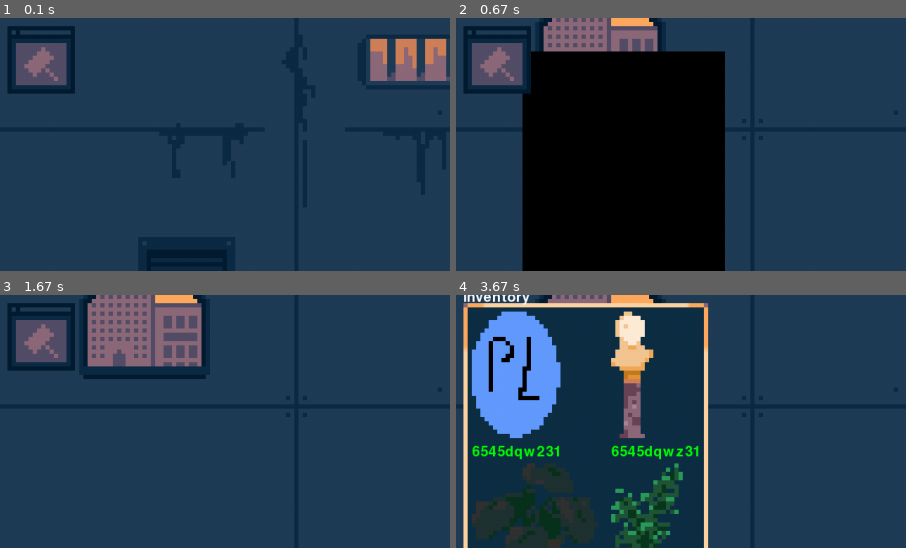
Above: before the commit, frames 1-4 (two rows, left to right).
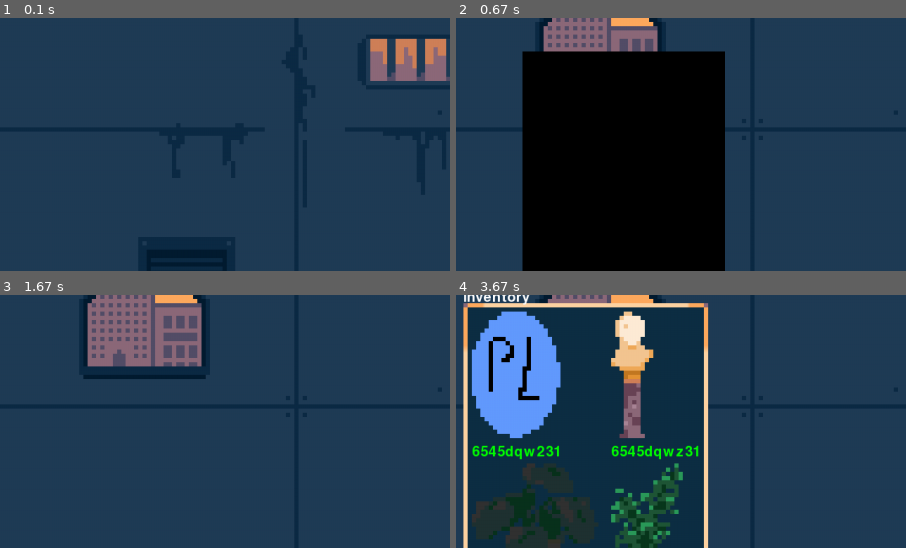
Above: after the commit, the same moments.

Repository: PouchyCorp/TrophNSI
Game: pygame game, started from sources/main.py
Same seed, same stepped clock (60 frames per second), same inputs: the game is played once before the commit and once after it.
Inputs (mouse positions are % of the whole screen's width and height, from its top left):
- Up to frame 1 (0.1 s): no input
- Up to frame 2 (0.67 s): hold B from 0.33 s (still down); hold Up from 0.33 s (still down)
- Up to frame 3 (1.67 s): release B at 0.8 s; release Up at 0.8 s; hold N 0.83-1.3 s; hold Up 0.83-1.3 s; tap Space at 0.9, 1.2 s; tap S at 0.98 s; press the mouse at (75, 17) at 1.37 s; move the mouse to (45, 48) at 1.47 s; release the mouse at (15, 79) at 1.6 s
- Up to frame 4 (3.67 s): hold Up 1.67-2.13 s; tap Space at 1.73, 2.03, 2.23, 3.57 s; click (57, 71) at 1.75 s; hold Down 2.17-2.47 s; click (34, 12) at 2.25 s; tap S at 2.32 s; press the mouse at (6, 83) at 2.53 s; move the mouse to (10, 69) at 2.63 s; release the mouse at (14, 55) at 2.77 s; press the mouse at (5, 98) at 2.87 s; move the mouse to (16, 90) at 2.97 s; release the mouse at (28, 81) at 3.1 s; click (28, 98) at 3.22 s; hold Up from 3.5 s (still down); tap B at 3.65 s
The pictures show only the part of the screen within x 0-50%, y 7-57%; the shares and areas given below are measured in that part.

The runs differ from the first frame. In frame 1, 3.0% of the frame differs, in the area x 1-17%, y 3-30%; in frame 2, 3.1%, in the area x 1-17%, y 3-31%; in frame 3, 3.0%; in frame 4, nothing differs.

Commit message:
shop qui marche

Diff:
--- a/sources/core/logic.py
+++ b/sources/core/logic.py
@@ -1,17 +1,4 @@
 from enum import Enum, auto
-import pygame as pg
-import objects.placeablesubclass as subplaceable
-from objects.bot import Hivemind, BotDistributor
-from core.buildmode import BuildMode, DestructionMode
-from utils.coord import Coord
-from ui.inventory import Inventory
-from ui.popup import Popup
-from room_config import R0, R1, ROOMS, Room
-from utils.timermanager import TimerManager
-import ui.sprite as sprite
-from objects.dialogue_v2 import DialogueManagement
-from math import pi
-from objects.placeable import Placeable
 class State(Enum):
     INTERACTION = auto()
     BUILD = auto()
@@ -21,16 +8,35 @@
     PLACING_PATTERN = auto()
     DIALOG = auto()
     TRANSITION = auto()
+    CONFIRMATION = auto()
+    SHOP = auto()
+
+import pygame as pg
+import objects.placeablesubclass as subplaceable
+from objects.bot import Hivemind, BotDistributor
+from core.buildmode import BuildMode, DestructionMode
+from utils.coord import Coord
+from ui.inventory import Inventory, Shop
+from ui.popup import InfoPopup
+from room_config import R0, R1, ROOMS, Room
+from utils.timermanager import TimerManager
+import ui.sprite as sprite
+from objects.dialogue_v2 import DialogueManagement
+from math import pi
+from objects.placeable import Placeable
+from ui.confirmationpopup import ConfirmationPopup
 
 class Game:
-    def __init__(self, win, clock, timer, hivemind, inventory, build_mode, destruction_mode, bot_distributor, dialogue_manager, gold):
+    def __init__(self, win, clock, timer, hivemind, inventory, shop, build_mode, destruction_mode, bot_distributor, dialogue_manager, gold):
         self.timer : TimerManager = timer
         self.win : pg.Surface = win
-        self.clock : pg.Clock = clock
-        self.popups : list[Popup] = []
+        self.clock : pg.time.Clock = clock
+        self.popups : list[InfoPopup] = []
+        self.confirmation_popups : list[ConfirmationPopup] = []
         self.gui_state = State.INTERACTION
         self.hivemind : Hivemind = hivemind
         self.inventory : Inventory = inventory
+        self.shop : Shop = shop
         self.build_mode : BuildMode= build_mode
         self.destruction_mode : DestructionMode= destruction_mode
         self.bot_distributor : BotDistributor = bot_distributor
@@ -39,7 +45,6 @@
         self.incr_fondu = 0
         self.clicked_this_frame = False
         self.gold : int = gold
-        self.first_dialogue=False
 
     def change_floor(self, direction):
         """to move up : 1
@@ -51,7 +56,7 @@
             if self.current_room == R0:
                 self.gui_state = State.PAINTING
         else:
-            self.popups.append(Popup("you can't go off limits"))  # Show popup if trying to go below limits
+            self.popups.append(InfoPopup("you can't go off limits"))  # Show popup if trying to go below limits
 
     def launch_dialogue(self, bot_anim):
         """# Function to initiate dialogue easily passed to other functions"""
@@ -88,6 +93,13 @@
                 else:
                     self.gui_state = State.INTERACTION  # Return to interaction
 
+            case pg.K_s:
+                if self.gui_state is State.INTERACTION:
+                    self.gui_state = State.SHOP  # Open inventory
+                    self.shop.init()
+                elif self.gui_state is State.SHOP:
+                    self.gui_state = State.INTERACTION  # Return to interaction
+
             case pg.K_UP:  # Move up a floor
                 self.change_floor(1)
 
@@ -119,10 +131,10 @@
 
             case _:
                 self.popups.append(
-                    Popup('bip boup erreur erreur'))  # Add error popup if matching type fails
-
-
-    def event_handler(self, event, mouse_pos):
+                    InfoPopup('bip boup erreur erreur'))  # Add error popup if matching type fails
+
+
+    def event_handler(self, event : pg.event.Event, mouse_pos : Coord):
             self.clicked_this_frame = False #If not supplanted below, set false for this frame
             if event.type == pg.KEYDOWN:  # Check for key down events
                 self.keydown_handler(event)
@@ -139,16 +151,15 @@
 
                     case State.INVENTORY:
                         self.inventory.handle_navigation(mouse_pos)
-                        clicked_showed_obj_id = self.inventory.select_item(mouse_pos)  # Check if an inventory item was clicked
-                        if clicked_showed_obj_id:
-                            clicked_obj = self.inventory.search_by_id(
-                                clicked_showed_obj_id)  # Retrieve the object by its ID
-
-                            # Check if the object is already placed
-                            if not clicked_obj.placed:
-                                # Prepare to enter build mode with the selected placeable
-                                self.build_mode.selected_placeable = clicked_obj
-                                self.gui_state = State.BUILD
+                        clicked_placeable : Placeable | None = self.inventory.handle_click(mouse_pos)
+                        if clicked_placeable:
+                            # Prepare to enter build mode with the selected placeable
+                            self.build_mode.selected_placeable = clicked_placeable
+                            self.gui_state = State.BUILD
+
+                    case State.SHOP:
+                        self.shop.handle_click(mouse_pos, self)
+
 
                     case State.DESTRUCTION:
                         for placeable in self.current_room.placed:
@@ -163,6 +174,14 @@
 
                     case State.DIALOG:
                         if self.dialogue_manager.click_interaction():
+                            self.gui_state = State.INTERACTION
+
+                    case State.CONFIRMATION:
+                        flag = self.confirmation_popups[-1].handle_click(mouse_pos)
+                        if flag is not None:
+                            self.confirmation_popups.pop()
+
+                        if not len(self.confirmation_popups):
                             self.gui_state = State.INTERACTION
 
 
@@ -207,7 +226,7 @@
 
     #        case w if w in (State.PAINTING, State.PLACING_PATTERN):
     #            pattern_inventory.draw(WIN)  # Draw the pattern inventory
-    #            test_painting.draw(WIN)  # Draw the painting canvas
+    #            test_painting.draw(WIN)  # Draw the painting
 
             case State.DIALOG:
                 pg.transform.grayscale(self.win, self.win)  # Apply grayscale effect on the background
@@ -221,9 +240,20 @@
                 else:
                     self.gui_state = State.INTERACTION  # Return to interaction state after transition
 
-        self.win.blit(Popup(
+            case State.CONFIRMATION:
+                if self.confirmation_popups:
+                    self.confirmation_popups[-1].draw(mouse_pos)
+
+            case State.INVENTORY:
+                self.inventory.draw(self.win, mouse_pos)
+
+            case State.SHOP:
+                self.shop.draw(self.win, mouse_pos)
+
+        self.win.blit(InfoPopup(
             f'gui state : {self.gui_state} / fps : {round(self.clock.get_fps())} / mouse : {mouse_pos.xy} / $ : flop').text_surf, (0, 0))
-        self.inventory.draw(self.win, mouse_pos, self.gui_state == State.INVENTORY)  # Draw inventory
+
+          # Draw inventory
 
         # Render popups after all other drawings
         self.render_popups()
--- a/sources/main.py
+++ b/sources/main.py
@@ -22,8 +22,8 @@
 from objects.bot import Hivemind, BotDistributor
 from core.buildmode import BuildMode, DestructionMode
 from utils.coord import Coord
-from ui.inventory import Inventory
-from ui.popup import Popup
+from ui.inventory import Inventory, Shop
+from ui.popup import InfoPopup
 from utils.timermanager import TimerManager
 import ui.sprite as sprite
 from objects.dialogue_v2 import DialogueManagement
@@ -32,7 +32,7 @@
 
 TIMER = TimerManager()
 
-popups: list[Popup] = []  # List to manage popups
+popups: list[InfoPopup] = []  # List to manage popups
 
 incr_fondu = 0  # Variable for transition effects
 
@@ -53,6 +53,9 @@
 inventory.inv.append(Placeable('6545dqwz31', Coord(1, (28, 48)), sprite.SPRITE_PLANT_2, tag="decoration", y_constraint=620))
 inventory.inv.append(Placeable('6545dqwz31', Coord(1, (28, 48)), sprite.SPRITE_PLANT_2, tag="decoration", y_constraint=620))
 
+shop: Shop = Shop()
+shop.inv.append(Placeable('6545dqdfwz31', Coord(1, (121, 50)), sprite.PROP_STATUE, tag="decoration", y_constraint=620, price=10))
+
 # Instantiate build and destruction modes
 build_mode: BuildMode = BuildMode()
 destruction_mode: DestructionMode = DestructionMode()
@@ -65,7 +68,7 @@
 money_per_robot = 10  # Rewards per robot
 
 #game initialized with all the objects as parameters instead of in the __init__ of Game, because of the eventuality that they would be loaded by a db save
-game = Game(WIN, CLOCK, TIMER, hivemind, inventory, build_mode, destruction_mode, bot_distributor, dialogue_manager, moulaga)
+game = Game(WIN, CLOCK, TIMER, hivemind, inventory, shop, build_mode, destruction_mode, bot_distributor, dialogue_manager, moulaga)
 
 if __name__ == '__main__':
     fps = config['gameplay']['fps']  # Frame rate
--- a/sources/objects/placeable.py
+++ b/sources/objects/placeable.py
@@ -10,7 +10,7 @@
 from ui.sprite import get_outline
 
 class Placeable:
-    def __init__(self, name: str, coord: Coord, surf: Surface, tag: str | None = None, anim: Animation | None = None, y_constraint: int | None = None, temporary: bool = False) -> None:
+    def __init__(self, name: str, coord: Coord, surf: Surface, tag: str | None = None, anim: Animation | None = None, y_constraint: int | None = None, temporary: bool = False, price : int = 0) -> None:
         self.name = name
         self.id = randint(0, 10000000)  # Generates a random ID for the Placeable instance
         self.coord = coord
@@ -36,6 +36,8 @@
         self.placed = False  # Indicates if the Placeable object has been placed
 
         self.temporary = temporary  # Indicates whether the Placeable object is temporary
+
+        self.price = price
 
     def get_blit_args(self):
         """Returns the surface and rectangle for blitting."""
--- /dev/null
+++ b/sources/ui/confirmationpopup.py
@@ -0,0 +1,77 @@
+import pygame as pg
+from utils.coord import Coord
+class ConfirmationPopup:
+    def __init__(self, screen : pg.Surface, question : str, yes_func, no_func = None, yes_func_args : list = [], no_func_args : list = []):
+        """
+        Initialize the confirmation popup.
+
+        :param screen: The pygame screen to draw on.
+        :param question: The question text to display.
+        :param yes_func: The action when approving (function).
+        :param no_func: The action when disapproving (function) (optional).
+        :param background: A pygame.Surface object for the background (optional).
+        """
+        self.screen = screen
+        self.question = question
+        self.font = pg.font.Font(None, 36)
+        self.background : pg.Surface = pg.Surface((600,200))
+
+        test_surf = pg.Surface((50,50))
+        test_surf.fill('white')
+        self.yes_button = self._create_button(yes_func, yes_func_args, test_surf)
+        self.no_button = self._create_button(no_func, no_func_args ,test_surf)
+
+        self.width, self.height = self.background.get_rect().width, self.background.get_rect().height
+
+        self.rect = pg.Rect(
+            (screen.get_width() - self.width) // 2,
+            (screen.get_height() - self.height) // 2,
+            self.width,
+            self.height
+        )
+
+        self.yes_button["rect"].center = (
+            self.rect.centerx - self.rect.width // 4,
+            self.rect.centery + self.rect.height // 6
+        )
+        self.no_button["rect"].center = (
+            self.rect.centerx + self.rect.width // 4,
+            self.rect.centery + self.rect.height // 6
+        )
+
+    def _create_button(self, button_func, action_args : list, image : pg.Surface, hover_image = None) -> dict:
+        """Create a button dictionary with image, hover image, and action."""
+        return {
+            "image": image,
+            "hover_image": hover_image if hover_image else image,
+            "action": button_func,
+            "action_args" : action_args,
+            "rect": image.get_rect()
+        }
+
+    def draw(self, mouse_pos : Coord):
+        """Draw the popup, including background, question, and buttons."""
+        self.screen.blit(self.background, self.rect.topleft)
+
+        question_surface = self.font.render(self.question, True, (255, 255, 255))
+        question_rect = question_surface.get_rect(center=(self.rect.centerx, self.rect.top + self.rect.height // 3))
+        self.screen.blit(question_surface, question_rect)
+
+        # Draw buttons
+        for button in [self.yes_button, self.no_button]:
+            image = button["hover_image"] if button["rect"].collidepoint(mouse_pos.xy) else button["image"]
+            self.screen.blit(image, button["rect"].topleft)
+
+    def handle_click(self, mouse_pos : Coord):
+        """Handle mouse events for the buttons.
+        Returns True if 'yes' clicked
+                False if 'no' clicked
+                None if no event"""
+        for button in [self.yes_button, self.no_button]:
+            if button["rect"].collidepoint(mouse_pos.xy):
+                if button["action"] and button['action_args']:
+                    button["action"](*button['action_args'])
+                elif button["action"]:
+                    button["action"]()
+                return True if button is self.yes_button else False
+        return None
--- a/sources/ui/inventory.py
+++ b/sources/ui/inventory.py
@@ -2,6 +2,9 @@
 from utils.coord import Coord
 from pygame import Surface, transform, BLEND_RGB_MIN, font, Rect, draw
 from ui.sprite import ICON_1, WINDOW, nine_slice_scaling
+from ui.confirmationpopup import ConfirmationPopup
+from ui.popup import InfoPopup
+
 
 BORDER_AROUND_WINDOW = 12
 OBJECT_SIZE = 180
@@ -69,21 +72,18 @@
         height = OBJECT_SIZE*5
         self.window_sprite = nine_slice_scaling(WINDOW, (width, height), 6)
 
-    def draw(self, win: Surface, mouse_pos: Coord, is_open: bool):
+    def draw(self, win: Surface, mouse_pos: Coord):
         """Draws the inventory or shop interface on the screen."""
-        if is_open:
-            win.blit(self.window_sprite, (12, 60))
-            self._draw_title(win)
-            self._mouse_highlight(win, mouse_pos)
+        win.blit(self.window_sprite, (12, 60))
+        self._draw_title(win)
+        self._mouse_highlight(win, mouse_pos)
 
-            # Draw objects and their labels
-            win.blits([(plcb.surf, plcb.rect.topleft) for plcb, _ in self.displayed_objects])
-            win.blits([(txt_surf, (plcb.rect.x, plcb.rect.y + 190)) for plcb, txt_surf in self.displayed_objects])
+        # Draw objects and their labels
+        win.blits([(plcb.surf, plcb.rect.topleft) for plcb, _ in self.displayed_objects])
+        win.blits([(txt_surf, (plcb.rect.x, plcb.rect.y + 190)) for plcb, txt_surf in self.displayed_objects])
 
-            # Draw navigation buttons
-            self._draw_navigation_buttons(win)
-        else:
-            win.blit(ICON_1, (12, 60))
+        # Draw navigation buttons
+        self._draw_navigation_buttons(win)
 
     def _draw_title(self, win: Surface):
         """Draws the title of the inventory or shop."""
@@ -114,14 +114,22 @@
             self._page += 1
             self.init()
 
-    def select_item(self, mouse_pos: Coord) -> str | None:
-        """Returns the ID of the selected item, or None if no item is selected."""
+    def handle_click(self, mouse_pos):
+        """returns the placeable contained in inventory if all conditions are valid : placeable not already placed, mouse clicked on it"""
+        clicked_showed_obj_id = self._select_item(mouse_pos)  # Check if an inventory item was clicked, and if the object is already placed
+        if clicked_showed_obj_id:
+            clicked_obj = self._search_by_id(clicked_showed_obj_id)  # Retrieve the object by its ID
+            return clicked_obj
+        return None
+
+    def _select_item(self, mouse_pos: Coord) -> str | None:
+        """Returns the ID of the selected item, or None if no item is selected or the item is already placed."""
         for placeable, _ in self.displayed_objects:
-            if placeable.rect.collidepoint(mouse_pos.xy):
+            if placeable.rect.collidepoint(mouse_pos.xy) and not placeable.placed:
                 return placeable.id
         return None
 
-    def search_by_id(self, item_id: int) -> Placeable | None:
+    def _search_by_id(self, item_id: int) -> Placeable | None:
         """Finds and returns the first placeable matching the given ID."""
         for obj in self.inv:
             if obj.id == item_id:
@@ -131,3 +139,24 @@
     def __repr__(self):
         """Returns a string representation of the inventory."""
         return str(self.__dict__)
+
+
+class Shop(Inventory):
+    def buy_object(self, obj : Placeable, game):
+        if game.gold - obj.price >= 0:
+            game.gold -= obj.price
+            game.inventory.inv.append(obj)
+            self.inv.remove(obj)
+            self.init()
+            game.popups.append(InfoPopup(f"{obj.name} a été ajouté à ton inventaire !"))
+        else:
+            game.popups.append(InfoPopup("Tu n'as as assez d'argent pour acheter l'objet :("))
+
+    def handle_click(self, mouse_pos : Coord, game):
+        """checks if click event happenend on an object, and launches confirmation for buying"""
+        clicked_showed_obj_id = self._select_item(mouse_pos)  # Check if an inventory item was clicked, and if the object is already placed
+        if clicked_showed_obj_id:
+            clicked_obj = self._search_by_id(clicked_showed_obj_id)  # Retrieve the object by its ID
+            game.confirmation_popups.append(ConfirmationPopup(game.win, f"acheter cet objet pour {clicked_obj.price}$?", self.buy_object, yes_func_args=[clicked_obj, game]))
+            from core.logic import State
+            game.gui_state = State.CONFIRMATION
--- a/sources/ui/popup.py
+++ b/sources/ui/popup.py
@@ -1,6 +1,6 @@
 import pygame as pg
 
-class Popup:
+class InfoPopup:
     def __init__(self, text):
         self.text : str = text
 
